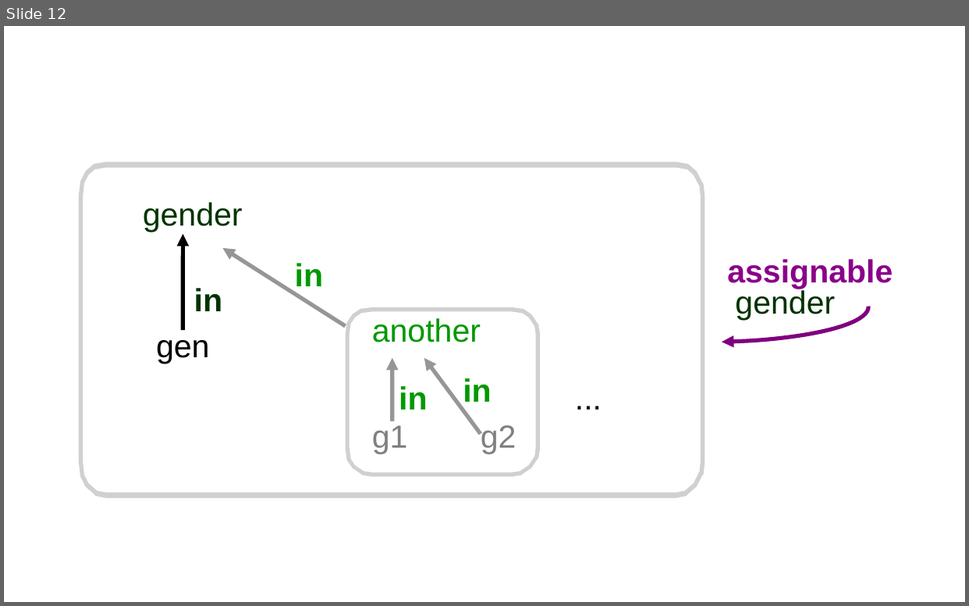
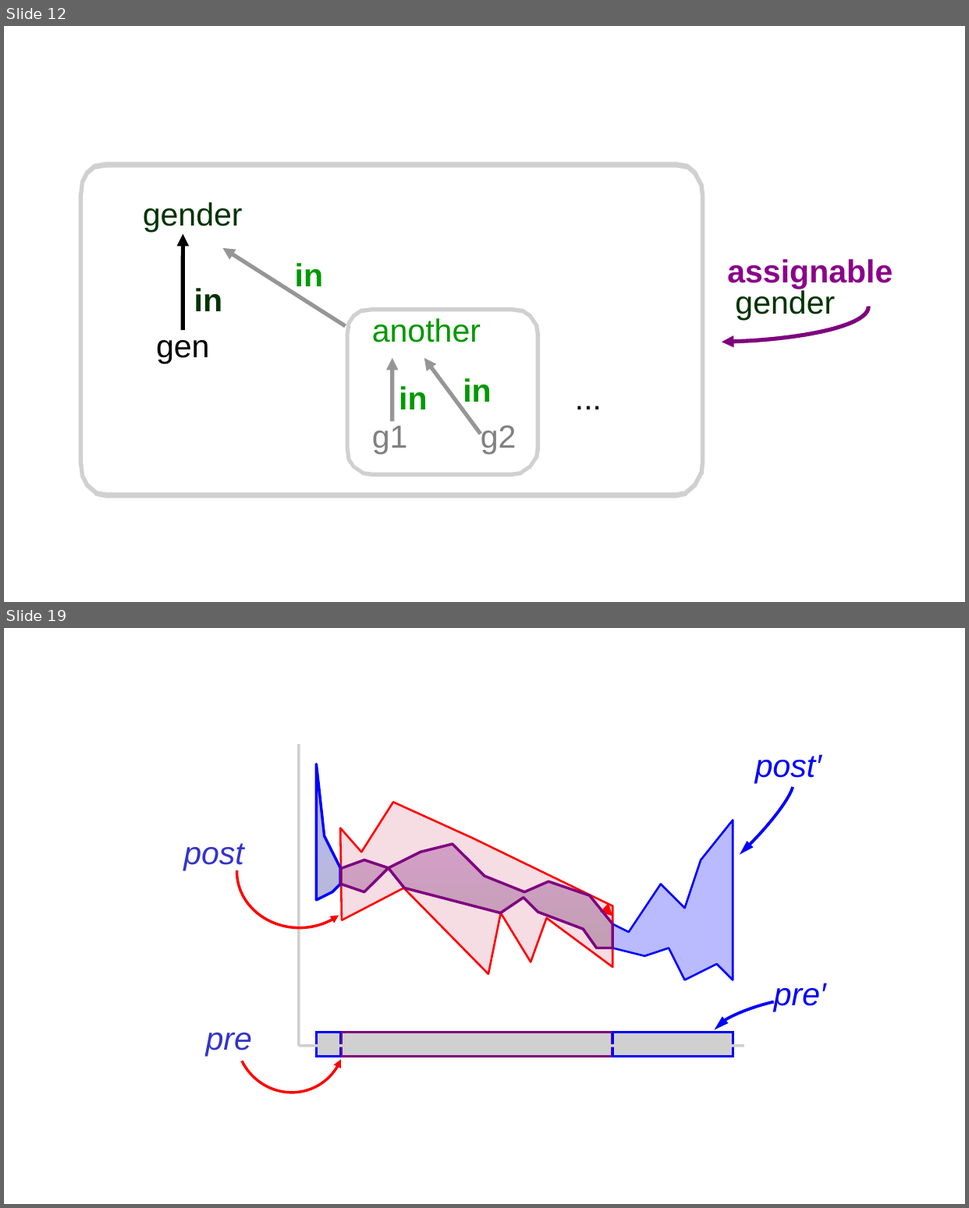
Before and after one commit to kiniry/Mobius, a slide deck: src/escjava/trunk/ESCTools/slides/CAV2007Tutorial/new-diagrams.ppt. Shown one above the other, each under a label of ours: slide 12 before the commit, slides 12 and 19 after it; the slides between them are not shown. The pictures are 969x606 and 969x1208 pixels, drawn with LibreOffice and Linux fonts; fonts in the diff are those of the drawing; grey boxes stand for pictures; background and template pictures are left out. Boxes give left, top, right and bottom in pixels: in the first picture for what was removed or moved away, otherwise in the second. Text is boxed around its words. In the diff, an @@ line names an element or a change of style, - is before the commit and + after.

```diff
--- a/src/escjava/trunk/ESCTools/slides/CAV2007Tutorial/new-diagrams.ppt
+++ b/src/escjava/trunk/ESCTools/slides/CAV2007Tutorial/new-diagrams.ppt
@@ slide 19 added at (4, 628, 965, 1204), background #FFFFFF @@
@@ picture added at (297, 744, 300, 1046) @@
@@ freeform shape added at (316, 764, 340, 901), fill gradient #0000FF to #000075, outline #0000FF 2.01 pt @@
@@ freeform shape added at (651, 767, 805, 917), outline #0000FF 2.24 pt @@
@@ text added at (755, 754, 821, 783), 24 pt, text #0000FF, italic @@
+post′
@@ freeform shape added at (340, 802, 612, 974), fill #E1859B at 28% opacity, outline #FF0000 1.5 pt @@
@@ freeform shape added at (235, 815, 363, 929), outline #FF0000 2.01 pt @@
@@ freeform shape added at (612, 820, 733, 981), fill #0000FF at 27% opacity, outline #0000FF 1.5 pt @@
@@ text added at (183, 843, 244, 871), 24 pt, text #3333CC, italic @@
+post
@@ freeform shape added at (341, 844, 613, 948), fill gradient #7F007F to #3A003A, outline #7F007F 2.01 pt @@
@@ arrow added from (612, 917) to (612, 917), #FF0000 3 pt @@
@@ freeform shape added at (217, 964, 364, 1112), outline #FF0000 2.01 pt @@
@@ freeform shape added at (711, 990, 819, 1045), outline #0000FF 2.24 pt @@
@@ text added at (774, 983, 826, 1012), 24 pt, text #0000FF, italic @@
+pre′
@@ text added at (206, 1033, 252, 1056), 24 pt, text #3333CC, italic @@
+pre
@@ picture added at (299, 1045, 745, 1048) @@
@@ picture added at (316, 1033, 340, 1056) @@
@@ picture added at (340, 1033, 612, 1056) @@
@@ picture added at (341, 1033, 613, 1056) @@
@@ picture added at (612, 1033, 733, 1056) @@
```
Also in this commit, not shown: 2 slides changed, 13 other slides added, 20 other files.
